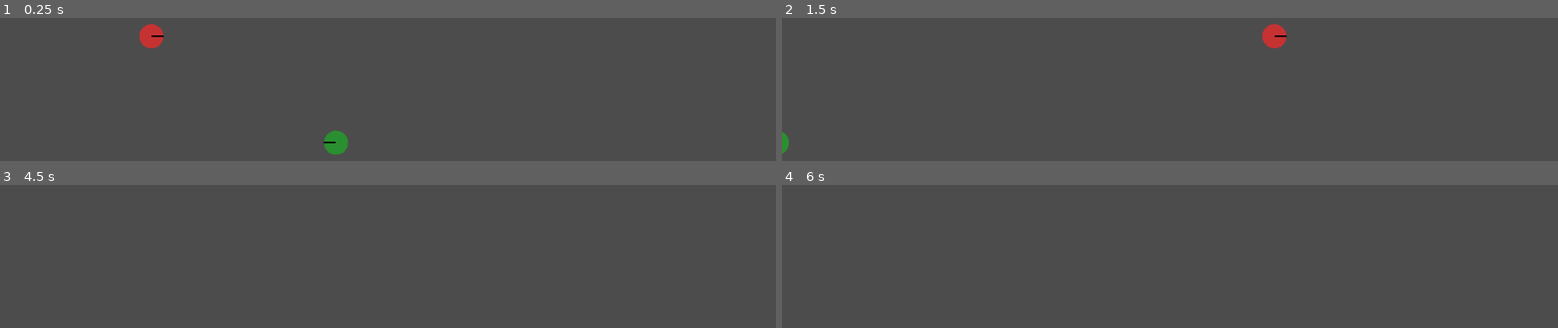
Above: before the commit, frames 1-4 (two rows, left to right).
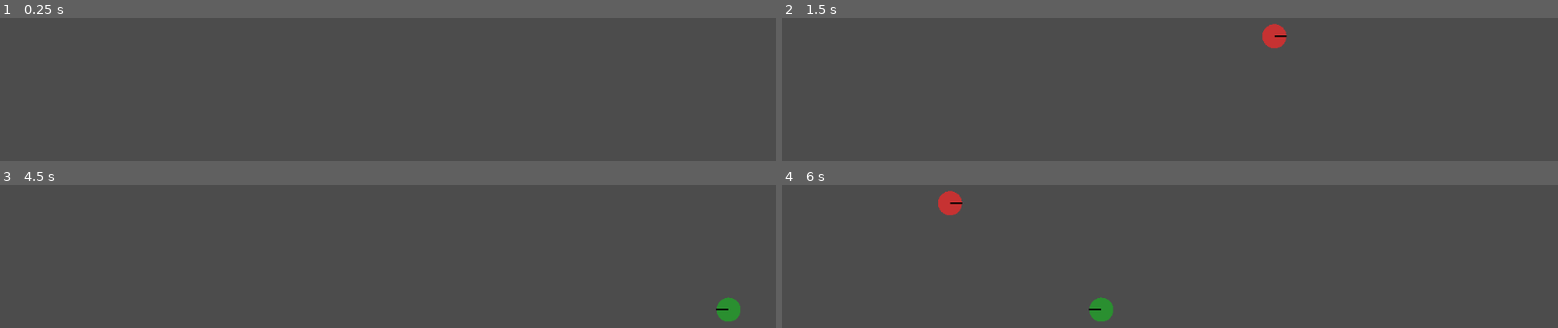
Above: after the commit, the same moments.

Repository: notapixelstudio/starship-olympics
Game: Godot game, scene res://Arena.tscn
The game is run twice, just before and just after one commit, with the same random seed, the same clock (stepped at 60 frames per second) and the same inputs.
Inputs:
- Up to frame 1 (0.25 s): no input
- Up to frame 2 (1.5 s): no input
- Up to frame 3 (4.5 s): tap Enter at 3.5 s; tap Space at 4.25 s
- Up to frame 4 (6 s): no input

The runs differ from the first frame. In frame 1, 0.8% of the frame differs, in the area x 18-45%, y 4-96%; in frame 2, 0.1%; in frame 3, 0.4%; in frame 4, 0.8%, in the area x 20-43%, y 4-96%.

Commit message:
Wrap around

Diff:
--- a/Arena.tscn
+++ b/Arena.tscn
@@ -10,7 +10,7 @@
 custom_solver_bias = 0.0
 radius = 10.0
 
-[node name="Arena" type="Node" index="0"]
+[node name="Arena" type="Node"]
 
 script = ExtResource( 1 )
 
--- a/Ship.gd
+++ b/Ship.gd
@@ -9,12 +9,18 @@
 
 const RADIUS = 16
 
+var width
+var height
+
 export var color = Color(0,0,0)
 export var player = 'p1'
 
 func _ready():
 	$Circle.color = color
 	$Circle.radius = RADIUS
+	width = get_viewport().size.x
+	height = get_viewport().size.y
+	print(width)
 
 func _physics_process(delta):
 	left = Input.is_action_pressed(player+'_left')
@@ -31,6 +37,17 @@
 
 	move_and_collide(velocity * speed_multiplier)
 
+	# wrap
+	if position.x > width:
+		position.x -= width
+	elif position.x <= width:
+		position.x += width
+
+	if position.y > height:
+		position.y -= height
+	elif position.y <= height:
+		position.y += height
+
 	# dash recover
 	speed_multiplier = max(1, speed_multiplier - 0.1)
 
--- a/Ship.tscn
+++ b/Ship.tscn
@@ -8,7 +8,7 @@
 custom_solver_bias = 0.0
 radius = 16.0
 
-[node name="Ship" type="KinematicBody2D"]
+[node name="Ship" type="KinematicBody2D" index="0"]
 
 position = Vector2( 109.693, 210.2 )
 input_pickable = false
--- a/project.godot
+++ b/project.godot
@@ -13,6 +13,11 @@
 config/name="SSFXVI"
 run/main_scene="res://Arena.tscn"
 config/icon="res://icon.png"
+
+[display]
+
+window/size/resizable=false
+window/dpi/allow_hidpi=true
 
 [input]
 
